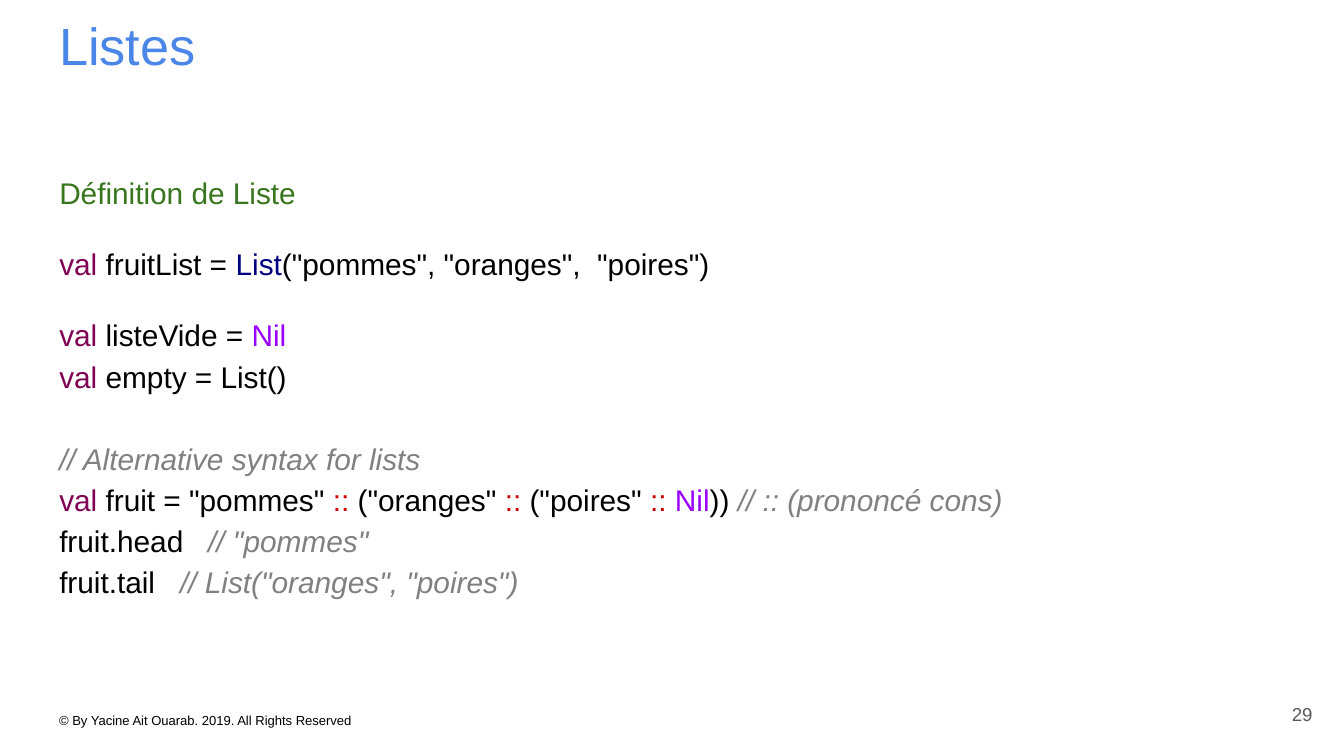
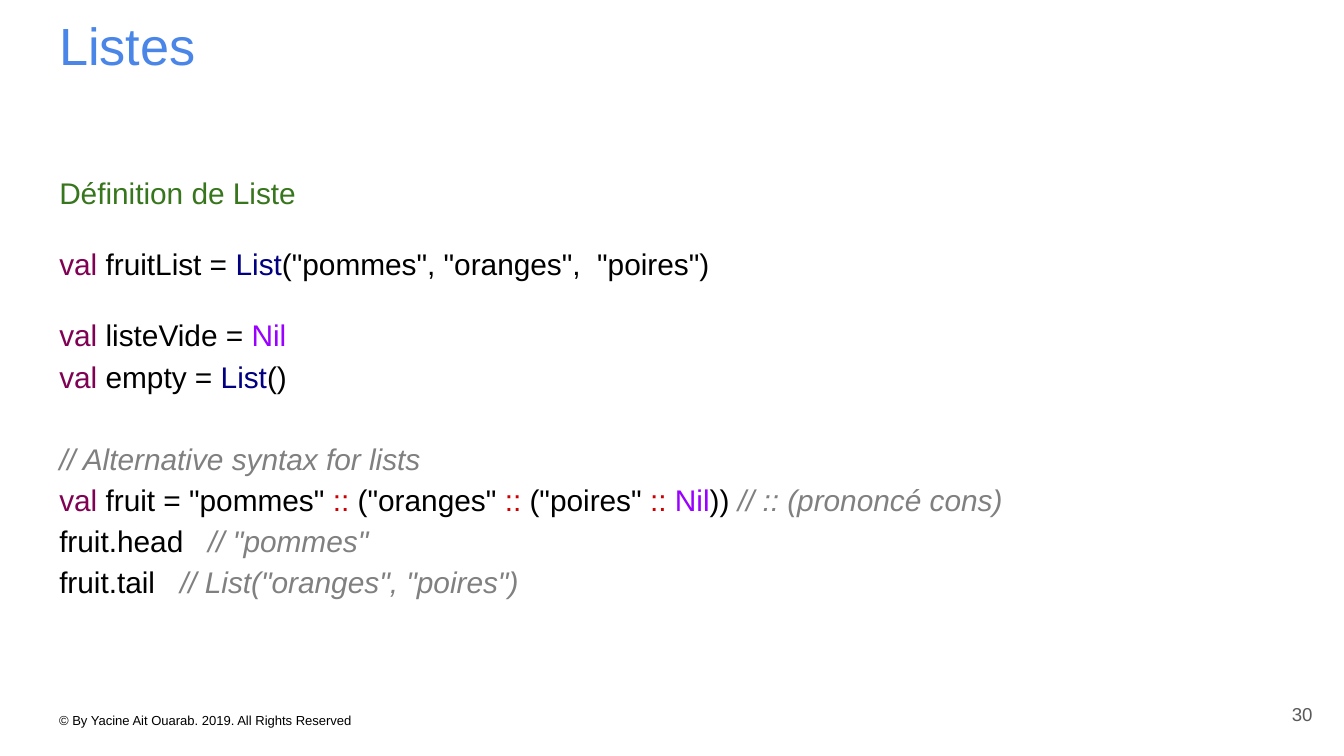
Before and after one commit to yacineab/ESGI-spark-core, a slide deck: slide 30 of slides/Apache Spark - Chapitre 0-2 - Functional Programming Principles in Scala.pptx (slide 29 before the commit). Drawn at 1344x756 pixels with LibreOffice and Linux fonts; fonts in the diff are those of the drawing. Boxes give left, top, right and bottom in pixels: in the first picture for what was removed or moved away, otherwise in the second. Text is boxed around its words. In the diff, an @@ line names an element or a change of style, - is before the commit and + after.

```diff
--- a/slides/Apache Spark - Chapitre 0-2 - Functional Programming Principles in Scala.pptx
+++ b/slides/Apache Spark - Chapitre 0-2 - Functional Programming Principles in Scala.pptx
@@ text at (x1=59, y1=366, x2=287, y2=393): text colour #000000 to #000080 in "List()" @@
@@ page number at (x1=1292, y1=708, x2=1313, y2=721): text changed @@
-29
+30
```
Also in this commit, not shown: 1 slide added, 27 other files.
